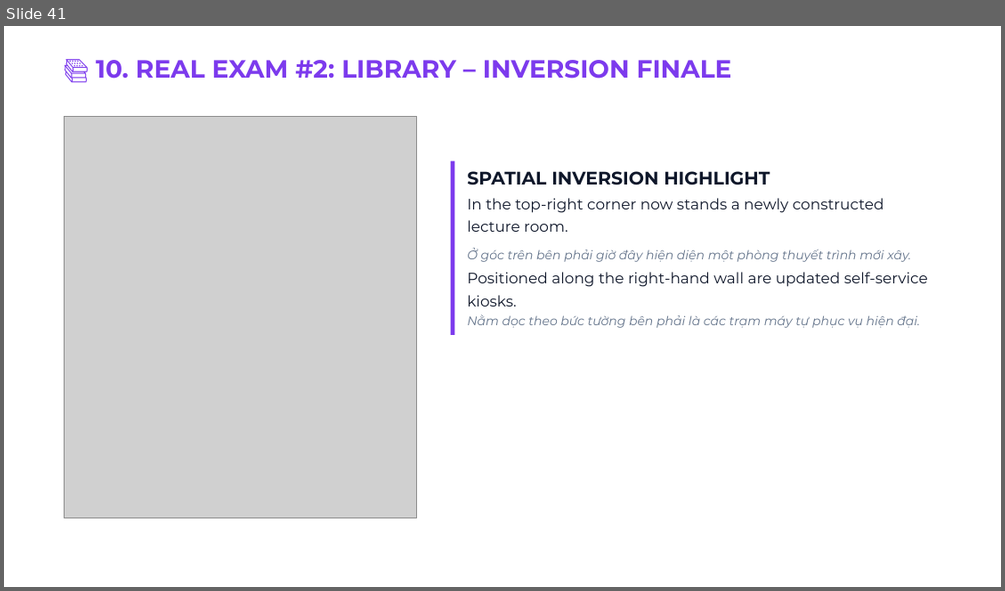
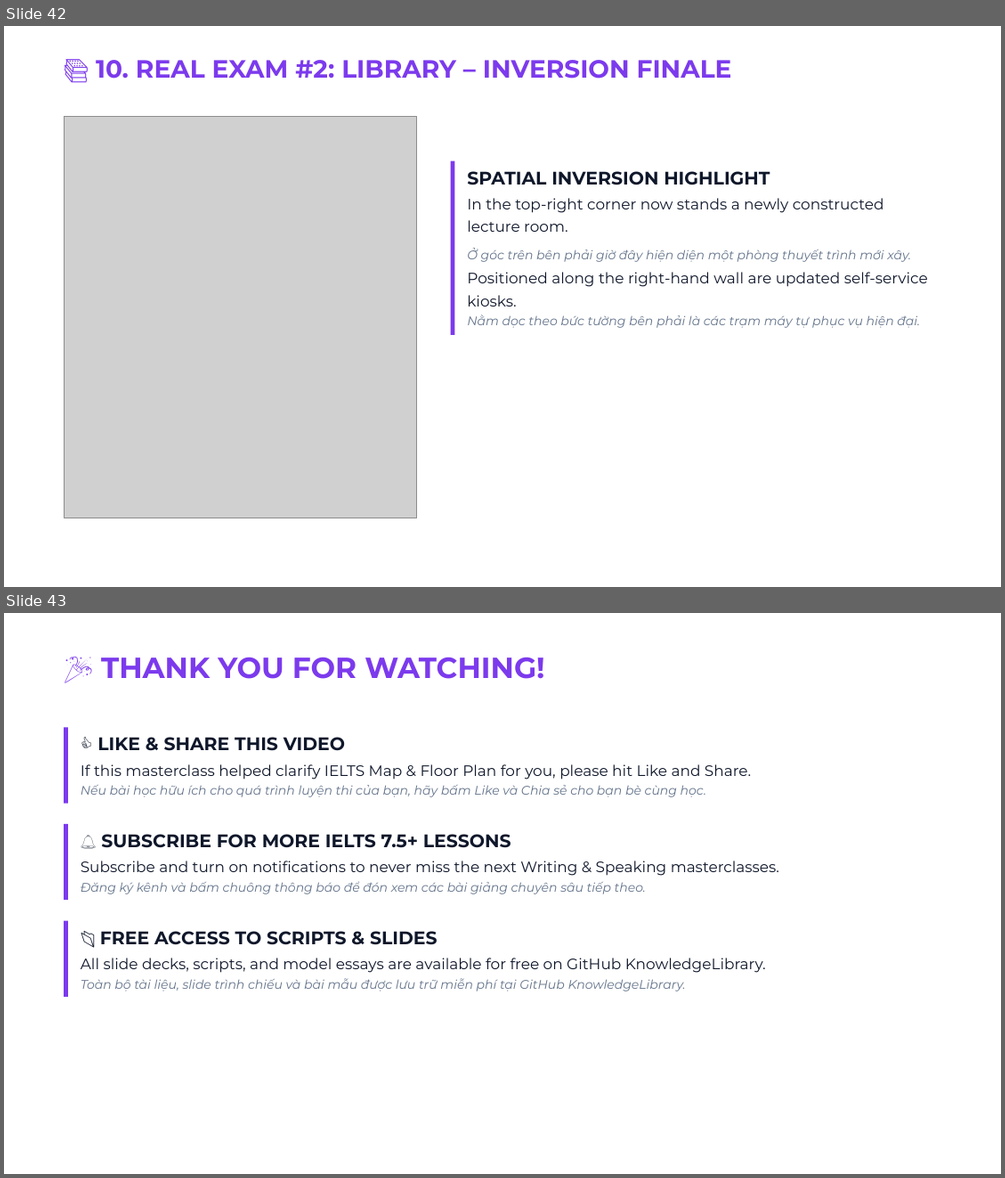
Before and after one commit to snowflake-vibing/KnowledgeLibrary, a slide deck: IELTS/07_YouTube_Studio/01_Slides_Writing_Task1_Map.pptx. Shown one above the other, each under a label of ours: slide 41 before the commit, slides 42 and 43 after it. The pictures are 1005x591 and 1005x1178 pixels, drawn with LibreOffice and Linux fonts; fonts in the diff are those of the drawing; grey boxes stand for pictures. Boxes give left, top, right and bottom in pixels: in the first picture for what was removed or moved away, otherwise in the second. Text is boxed around its words. In the diff, an @@ line names an element or a change of style, - is before the commit and + after.

```diff
--- a/IELTS/07_YouTube_Studio/01_Slides_Writing_Task1_Map.pptx
+++ b/IELTS/07_YouTube_Studio/01_Slides_Writing_Task1_Map.pptx
@@ slide 43 added at (4,613,1001,1174), background #FFFFFF @@
@@ text added at (101,657,544,679), 28 pt, text #7C3AED, bold @@
+🎉 THANK YOU FOR WATCHING!
@@ rectangle added at (64,728,68,803), fill #7C3AED @@
@@ text added at (81,737,751,797), 14.5 pt, text #0F172A @@
+👍 LIKE & SHARE THIS VIDEO
+If this masterclass helped clarify IELTS Map & Floor Plan for you, please hit Like and Share.
+Nếu bài học hữu ích cho quá trình luyện thi của bạn, hãy bấm Like và Chia sẻ cho bạn bè cùng học.
@@ rectangle added at (64,824,68,900), fill #7C3AED @@
@@ text added at (81,834,779,894), 14.5 pt, text #0F172A @@
+🔔 SUBSCRIBE FOR MORE IELTS 7.5+ LESSONS
+Subscribe and turn on notifications to never miss the next Writing & Speaking masterclasses.
+Đăng ký kênh và bấm chuông thông báo để đón xem các bài giảng chuyên sâu tiếp theo.
@@ rectangle added at (64,920,68,997), fill #7C3AED @@
@@ text added at (81,931,766,991), 14.5 pt, text #0F172A @@
+📂 FREE ACCESS TO SCRIPTS & SLIDES
+All slide decks, scripts, and model essays are available for free on GitHub KnowledgeLibrary.
+Toàn bộ tài liệu, slide trình chiếu và bài mẫu được lưu trữ miễn phí tại GitHub KnowledgeLibrary.
@@ what was slide 41 is now slide 42 @@
```
Also in this commit, not shown: 6 slides changed, 1 other slide added, 5 other files.
